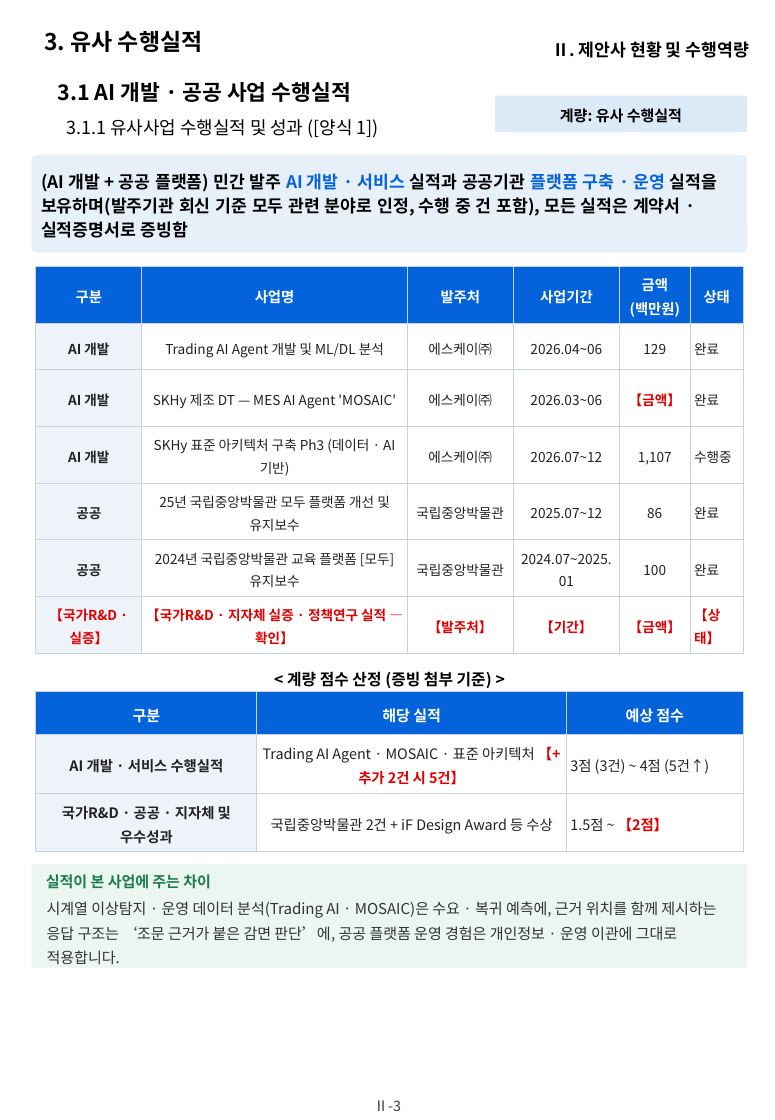
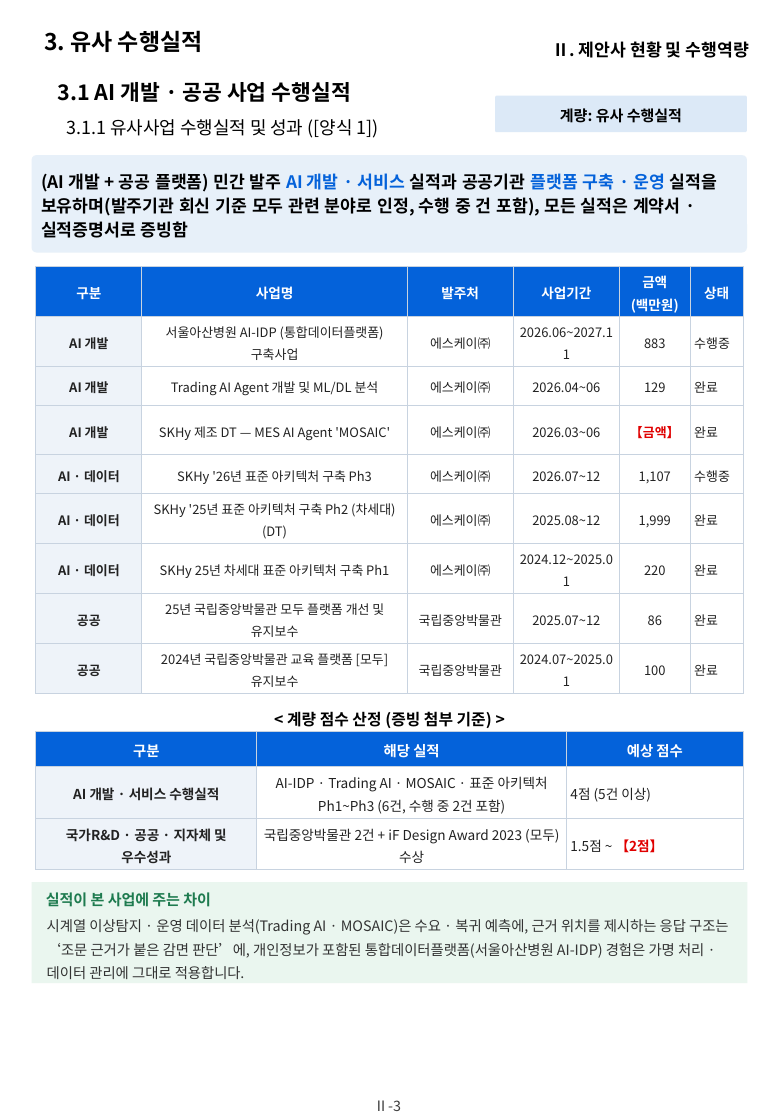
Before and after one commit to hwangsteeve-tech/hbjw, a slide deck: slide 9 of proposals/2026-11_dsit-parking-ai/dsit_proposal.pptx. Drawn at 775x1120 pixels with LibreOffice and Linux fonts; fonts in the diff are those of the drawing; background and template pictures are left out. Boxes give left, top, right and bottom in pixels: in the first picture for what was removed or moved away, otherwise in the second. Text is boxed around its words. In the diff, an @@ line names an element or a change of style, - is before the commit and + after.

```diff
--- a/proposals/2026-11_dsit-parking-ai/dsit_proposal.pptx
+++ b/proposals/2026-11_dsit-parking-ai/dsit_proposal.pptx
@@ table at (36, 267, 744, 693) @@
+row 2: AI 개발 | 서울아산병원 AI-IDP (통합데이터플랫폼) 구축사업 | 에스케이㈜ | 2026.06~2027.11 | 883 | 수행중
-row 4: AI 개발 | SKHy 표준 아키텍처 구축 Ph3 (데이터 · AI 기반) | 에스케이㈜ | 2026.07~12 | 1,107 | 수행중
+row 5: AI · 데이터 | SKHy '26년 표준 아키텍처 구축 Ph3 | 에스케이㈜ | 2026.07~12 | 1,107 | 수행중
+row 6: AI · 데이터 | SKHy '25년 표준 아키텍처 구축 Ph2 (차세대)(DT) | 에스케이㈜ | 2025.08~12 | 1,999 | 완료
+row 7: AI · 데이터 | SKHy 25년 차세대 표준 아키텍처 구축 Ph1 | 에스케이㈜ | 2024.12~2025.01 | 220 | 완료
-row 7: 【국가R&D · 실증】 | 【국가R&D · 지자체 실증 · 정책연구 실적 — 확인】 | 【발주처】 | 【기간】 | 【금액】 | 【상태】
@@ text "< 계량 점수 산정 (증빙 ...": place and size @@
-text "< 계량 점수 산정 (증빙 ..." at (287, 671, 492, 688)
+text "< 계량 점수 산정 (증빙 ..." at (287, 711, 492, 728)
@@ table at (36, 732, 744, 870) @@
-row 2, column 2: Trading AI Agent · MOSAIC · 표준 아키텍처 【+ 추가 2건 시 5건】
+row 2, column 2: AI-IDP · Trading AI · MOSAIC · 표준 아키텍처 Ph1~Ph3 (6건, 수행 중 2건 포함)
-row 2, column 3: 3점 (3건) ~ 4점 (5건↑)
+row 2, column 3: 4점 (5건 이상)
-row 3, column 2: 국립중앙박물관 2건 + iF Design Award 등 수상
+row 3, column 2: 국립중앙박물관 2건 + iF Design Award 2023 (모두) 수상
@@ size 10.5 to 10 pt in "구분", "해당 실적", "예상 점수" @@
@@ size 10 to 9.5 pt in "AI 개발 · 서비스 수행실적", "국가R&D · 공공 · 지자체 및 우수성과", "1.5점 ~ 【2점】" @@
@@ table: place and size @@
-table at (36, 691, 744, 851)
+table at (36, 732, 744, 870)
@@ rectangle: place and size @@
-rectangle at (32, 864, 748, 967)
+rectangle at (32, 881, 748, 983)
@@ text "실적이 본 사업에 주는 차이": place and size @@
-text "실적이 본 사업에 주는 차이" at (46, 874, 211, 889)
+text "실적이 본 사업에 주는 차이" at (46, 892, 211, 907)
@@ text at (47, 919, 729, 979): text changed; size 10.5 to 10 pt @@
-시계열 이상탐지 · 운영 데이터 분석(Trading AI · MOSAIC)은 수요 · 복귀 예측에, 근거 위치를 함께 제시하는 응답 구조는 ‘조문 근거가 붙은 감면 판단’에, 공공 플랫폼 운영 경험은 개인정보 · 운영 이관에 그대로 적용합니다.
+시계열 이상탐지 · 운영 데이터 분석(Trading AI · MOSAIC)은 수요 · 복귀 예측에, 근거 위치를 제시하는 응답 구조는 ‘조문 근거가 붙은 감면 판단’에, 개인정보가 포함된 통합데이터플랫폼(서울아산병원 AI-IDP) 경험은 가명 처리 · 데이터 관리에 그대로 적용합니다.
```
Also in this commit, not shown: 1 other file.
